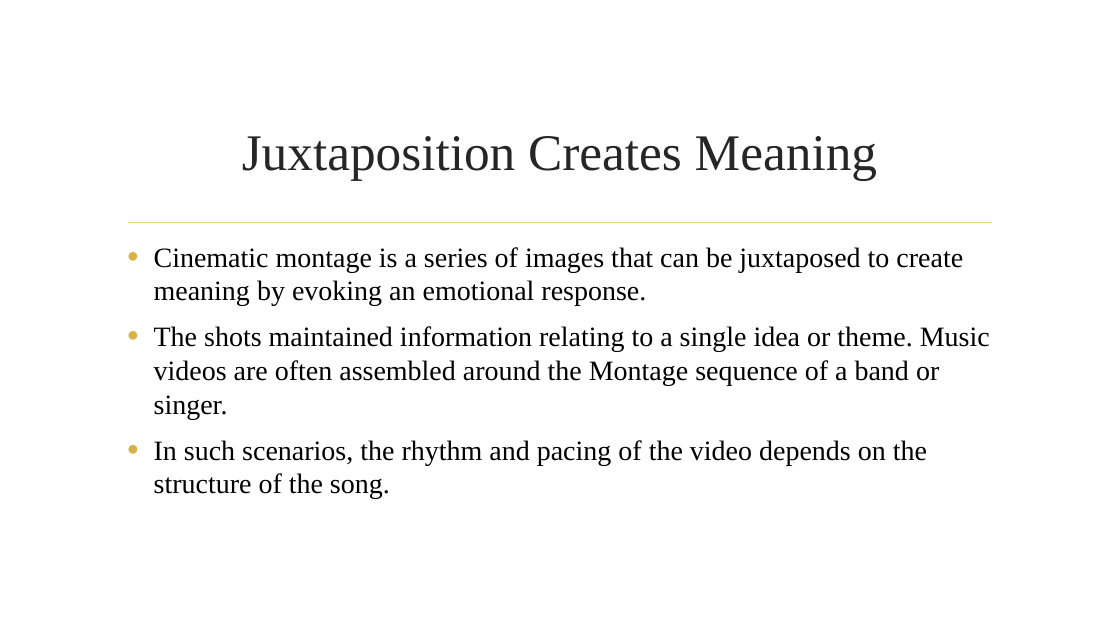
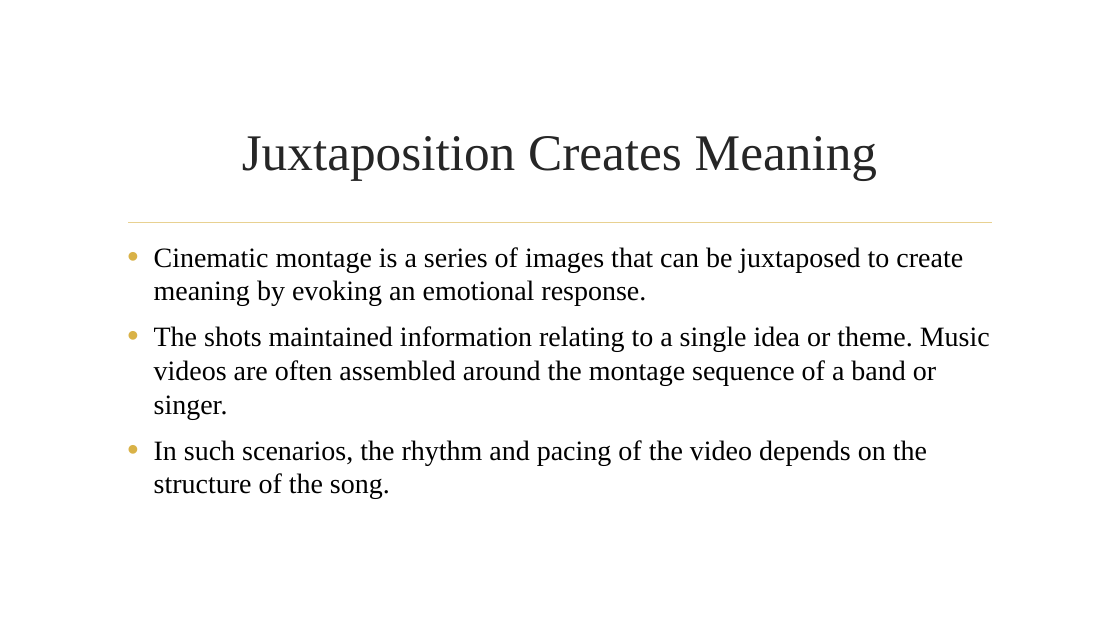
Before and after one commit to dcoes/Classes, a slide deck: slide 14 of Storyboarding/NewLectures/08b_Continuity_The_Cut.pptx. Drawn at 1120x630 pixels with LibreOffice and Linux fonts; fonts in the diff are those of the drawing; background and template pictures are left out. Boxes give left, top, right and bottom in pixels: in the first picture for what was removed or moved away, otherwise in the second. Text is boxed around its words. In the diff, an @@ line names an element or a change of style, - is before the commit and + after.

```diff
--- a/Storyboarding/NewLectures/08b_Continuity_The_Cut.pptx
+++ b/Storyboarding/NewLectures/08b_Continuity_The_Cut.pptx
@@ text at bbox=[154, 326, 990, 419]: text changed @@
-• The shots maintained information relating to a single idea or theme. Music videos are often assembled around the Montage sequence of a band or singer.
+• The shots maintained information relating to a single idea or theme. Music videos are often assembled around the montage sequence of a band or singer.
```
Also in this commit, not shown: 9 other slides changed, 21 other files.
